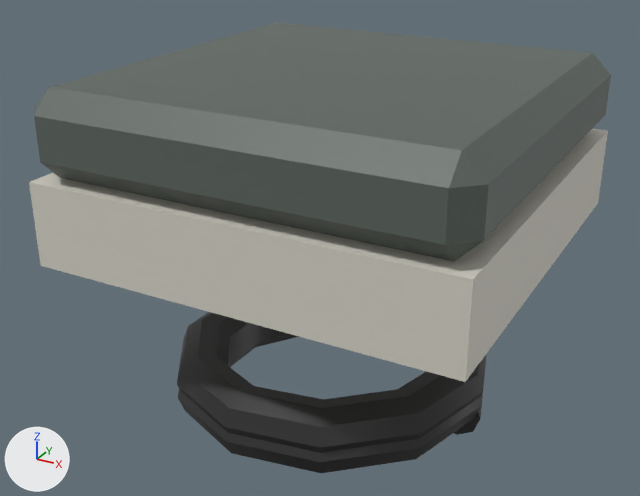
The FBX model GonFiles/Assets/Art/Animation/Jump Plate/GON-jumpplate-idleDOWN.fbx: old version first, new version second.
Rendered twice from a camera (50 mm lens) standing at (0.0293, -0.0569, 0.0235) and looking at (-0.0015, -0.001, -0.0045). The axes (+X, +Y, +Z) are drawn at lower left. The lights are the same throughout. Where no turn or scale is listed for an object, it has been applied to the vertices.
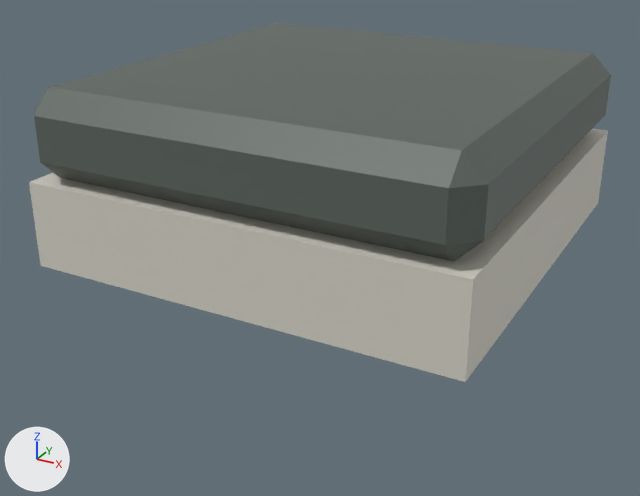
Changed parts and their boxes (x1, y1, x2, y2) in the pictures (640 x 496 px):
'pasted__polySurface1', deleted (black): before (177, 312, 486, 473)

The change in detail:
Object 'pasted__polySurface1' (ob_pasted__polysurface1) is deleted.
